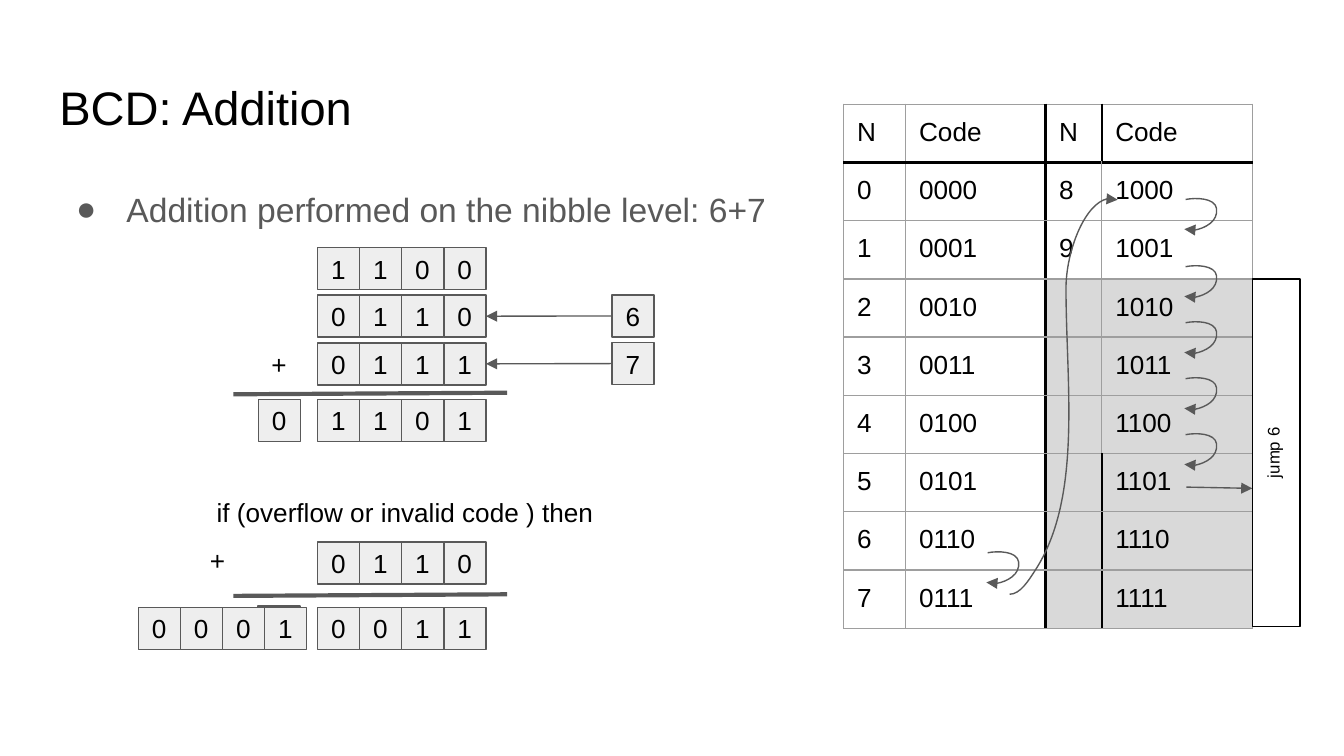
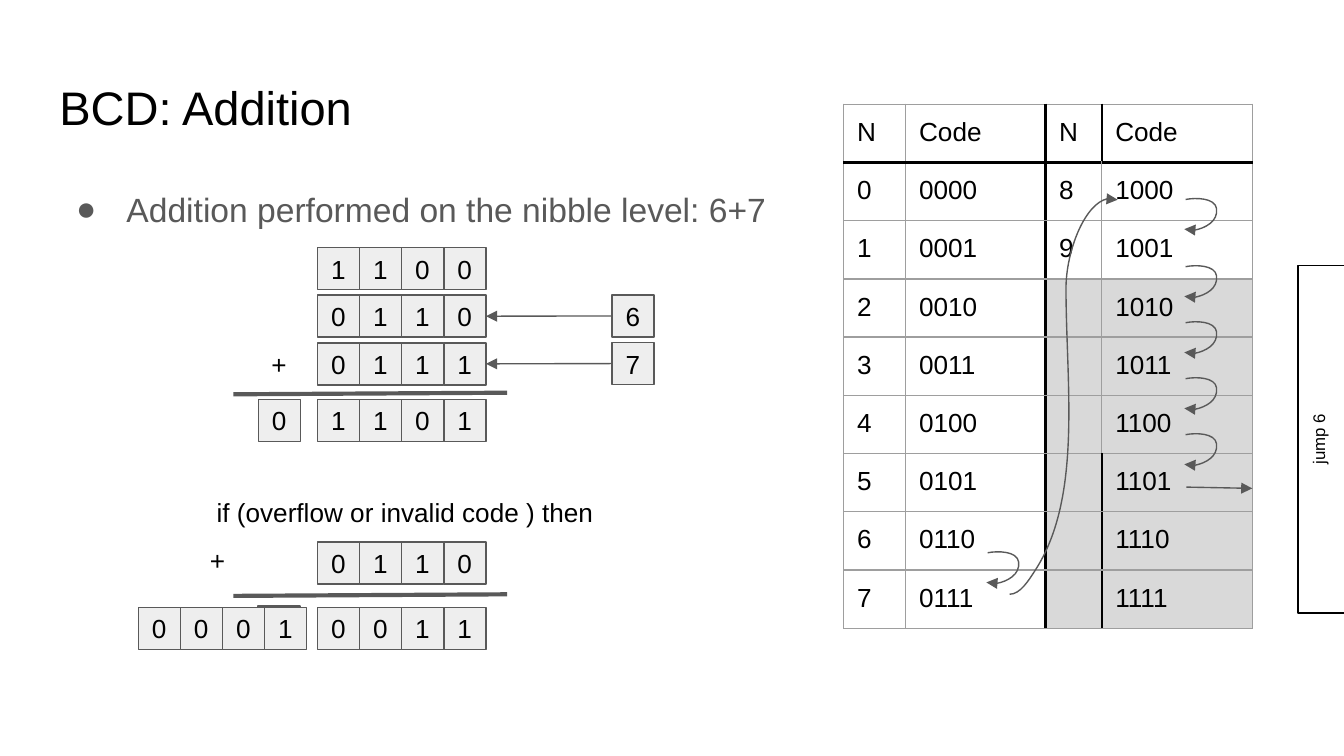
Before and after one commit to COMP122/comp122-s23, a slide deck: slide 12 of format-encodings/documents/ARCHIVE/introduction-to-encodings.pptx. Drawn at 1344x756 pixels with LibreOffice and Linux fonts; fonts in the diff are those of the drawing. Boxes give left, top, right and bottom in pixels: in the first picture for what was removed or moved away, otherwise in the second. Text is boxed around its words. In the diff, an @@ line names an element or a change of style, - is before the commit and + after.

```diff
--- a/format-encodings/documents/ARCHIVE/introduction-to-encodings.pptx
+++ b/format-encodings/documents/ARCHIVE/introduction-to-encodings.pptx
@@ rectangle "jump 6": place and size @@
-rectangle "jump 6" at [1253, 278, 1300, 626]
+rectangle "jump 6" at [1298, 265, 1344, 613]
```
Also in this commit, not shown: 4 other slides changed, 2 other files.
